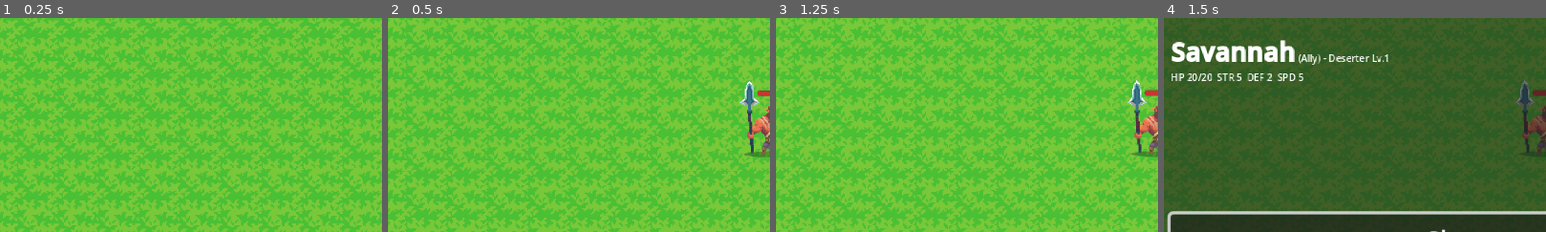
Above: before the commit, frames 1-4 (left to right).
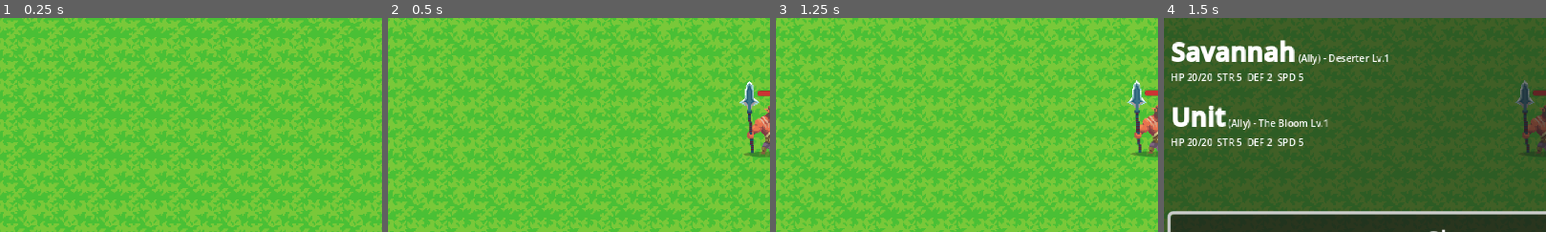
Above: after the commit, the same moments.

Repository: TheKangGaming/bloomblight
Game: Godot game, scene res://scenes/level/CombatMap_1.tscn
The game is run twice, just before and just after one commit, with the same random seed, the same clock (stepped at 60 frames per second) and the same inputs. This scene is started directly instead of the project's main scene.
Inputs (mouse positions are % of the whole screen's width and height, from its top left):
- Up to frame 1 (0.25 s): no input
- Up to frame 2 (0.5 s): no input
- Up to frame 3 (1.25 s): tap Enter (menu_toggle) at 0.5 s; move the mouse to (72, 45) at 0.52 s; hold D (right) from 0.53 s (still down); tap Space (action) at 0.6 s; click (72, 45) at 0.67 s
- Up to frame 4 (1.5 s): release D (right) at 1.25 s; click "Units" at 1.25 s
The pictures show only the part of the screen within x 12-62%, y 31-80%; the shares and areas given below are measured in that part.

Frames 1-3 are identical in both runs. In frame 4, 2.1% of the frame differs, in the area x 2-43%, y 40-60%.

Commit message:
Abilities

Diff:
--- a/GameBoard/GameBoard.gd
+++ b/GameBoard/GameBoard.gd
@@ -1200,3 +1200,57 @@
 		if not unit.is_enemy:
 			return true
 	return false
+
+# ==============================================================================
+# ABILITY PIPELINE
+# ==============================================================================
+
+## Routes the selected ability to its specific logic block
+func execute_ability(caster: Unit, ability: AbilityData, target_cell: Vector2) -> void:
+	match ability.type:
+		AbilityData.AbilityType.BLOOM:
+			_execute_bloom_wave(caster, target_cell, ability.radius)
+		AbilityData.AbilityType.HARVEST:
+			pass # We will build this next!
+		_:
+			print("Ability logic not implemented yet for: ", ability.ability_name)
+
+	# Put it on cooldown after a successful cast
+	caster.start_cooldown(ability)
+
+## Specific logic for Tera's Bloom
+func _execute_bloom_wave(caster: Unit, center_cell: Vector2, radius: int) -> void:
+	var empty_cells: Array[Vector2] = []
+
+	# 1. Collect valid cells using Manhattan distance
+	for x in range(-radius, radius + 1):
+		for y in range(-radius, radius + 1):
+			if abs(x) + abs(y) <= radius:
+				var check_cell = center_cell + Vector2(x, y)
+
+				# 2. Check bounds and occupancy
+				if grid.is_within_bounds(check_cell):
+					# If there is no unit standing there
+					if not _units.has(check_cell):
+						empty_cells.append(check_cell)
+
+	# 3. Randomize and Sprout
+	var plants_to_spawn = randi_range(2, 4) # Spawns 2 to 4 plants
+	empty_cells.shuffle()
+
+	for i in range(min(plants_to_spawn, empty_cells.size())):
+		_spawn_battle_plant(empty_cells[i])
+
+## Instantiates the plant physically on the map
+func _spawn_battle_plant(cell: Vector2) -> void:
+	# For now, we will use your existing plant scene. We will make a custom BattlePlant next!
+	var plant_scene = load("res://scenes/level/plant.tscn")
+	var new_plant = plant_scene.instantiate()
+
+	add_child(new_plant)
+	new_plant.position = grid.calculate_map_position(cell)
+
+	# Optional: A magical pop-in animation
+	new_plant.scale = Vector2.ZERO
+	var tween = create_tween()
+	tween.tween_property(new_plant, "scale", Vector2(1, 1), 0.3).set_trans(Tween.TRANS_BOUNCE)
--- a/Units/Data/Deserter.tres
+++ b/Units/Data/Deserter.tres
@@ -1,14 +1,14 @@
-[gd_resource type="Resource" script_class="ClassData" format=3]
+[gd_resource type="Resource" script_class="ClassData" format=3 uid="uid://bhqkfu4w4hexx"]
 
-[ext_resource type="Script" path="res://Units/class_data.gd" id="1_class"]
+[ext_resource type="Script" uid="uid://cs3pmkl8vpsw2" path="res://Units/class_data.gd" id="1_class"]
 
 [resource]
 script = ExtResource("1_class")
 metadata_name = "Deserter"
+tags = PackedStringArray()
+default_weapon_profile = &"sword_basic"
+secondary_stat = &"speed"
 role = "Jack-of-all-trades frontline skirmisher"
-default_weapon_profile = &"sword_basic"
-primary_damage_stat = &"strength"
-secondary_stat = &"speed"
 base_stats = {
 "attack_range": 1,
 "defense": 5,
@@ -42,4 +42,3 @@
 "speed": 25,
 "strength": 25
 }
-minimum_gain_intervals = {}
--- /dev/null
+++ b/Units/Data/TheBloom.tres
@@ -0,0 +1,32 @@
+[gd_resource type="Resource" script_class="ClassData" format=3 uid="uid://bxgjtc3xon7ar"]
+
+[ext_resource type="Script" uid="uid://cs3pmkl8vpsw2" path="res://Units/class_data.gd" id="1_os2c7"]
+
+[resource]
+script = ExtResource("1_os2c7")
+metadata_name = "The Bloom"
+tags = PackedStringArray()
+role = "Support"
+base_stats = {
+"attack_range": 1,
+"defense": 2,
+"dexterity": 4,
+"intelligence": 10,
+"magic_defense": 6,
+"max_health": 16,
+"move_range": 4,
+"speed": 6,
+"strength": 0
+}
+growth_rates = {
+"attack_range": 0,
+"defense": 22,
+"dexterity": 35,
+"intelligence": 60,
+"magic_defense": 50,
+"max_health": 50,
+"move_range": 0,
+"speed": 40,
+"strength": 0
+}
+metadata/_custom_type_script = "uid://cs3pmkl8vpsw2"
--- a/Units/Unit.gd
+++ b/Units/Unit.gd
@@ -13,6 +13,10 @@
 ## Emitted when the unit reached the end of a path along which it was walking.
 signal walk_finished
 signal died(unit)
+
+# --- ABILITIES & COOLDOWNS ---
+# Tracks active cooldowns. Key = AbilityData, Value = int (turns remaining)
+var ability_cooldowns: Dictionary = {}
 
 ## Shared resource of type Grid, used to calculate map coordinates.
 @export var grid: Resource
@@ -542,3 +546,20 @@
 			_hp_fill_style.bg_color = Color(0.8, 0.2, 0.2) # Enemy Red
 		else:
 			_hp_fill_style.bg_color = Color(0.3, 0.8, 0.3) # Healthy Player Green
+
+## Checks if an ability is ready to be used
+func is_ability_ready(ability: AbilityData) -> bool:
+	return not ability_cooldowns.has(ability)
+
+## Puts an ability on cooldown after use
+func start_cooldown(ability: AbilityData) -> void:
+	if ability.cooldown_turns > 0:
+		ability_cooldowns[ability] = ability.cooldown_turns
+
+## Ticks down cooldowns. Call this at the start of the unit's turn!
+func tick_cooldowns() -> void:
+	var keys = ability_cooldowns.keys()
+	for ability in keys:
+		ability_cooldowns[ability] -= 1
+		if ability_cooldowns[ability] <= 0:
+			ability_cooldowns.erase(ability) # Cooldown finished!
--- a/Units/character_data.gd
+++ b/Units/character_data.gd
@@ -7,6 +7,7 @@
 
 @export var personal_base_bonuses: Dictionary = {}
 @export var personal_growth_bonuses: Dictionary = {}
+@export var abilities: Array[AbilityData] = []
 
 @export var portrait: Texture2D
 @export var scene_reference: PackedScene
--- /dev/null
+++ b/data/Bloom.tres
@@ -0,0 +1,11 @@
+[gd_resource type="Resource" script_class="AbilityData" format=3 uid="uid://bxi5bnn8ay4xn"]
+
+[ext_resource type="Script" uid="uid://cwu7xbn7lsrpb" path="res://data/ability_data.gd" id="1_2ohqf"]
+
+[resource]
+script = ExtResource("1_2ohqf")
+ability_name = "Bloom"
+description = "Sprouts tactical plants in a radius around the caster."
+range = 0
+type = 2
+metadata/_custom_type_script = "uid://cwu7xbn7lsrpb"
--- /dev/null
+++ b/data/ability_data.gd
@@ -0,0 +1,15 @@
+extends Resource
+class_name AbilityData
+
+@export var ability_name: String = "New Ability"
+@export var description: String = "Ability description."
+@export var icon: Texture2D
+
+@export_group("Mechanics")
+@export var cooldown_turns: int = 4 # Replaced energy_cost with your Cooldown idea!
+@export var range: int = 1          # Casting range
+@export var radius: int = 2         # AOE radius
+
+# The Execution Selector
+enum AbilityType { DAMAGE, HEAL, BLOOM, HARVEST, BUFF }
+@export var type: AbilityType = AbilityType.DAMAGE
--- a/scenes/level/CombatMap_1.tscn
+++ b/scenes/level/CombatMap_1.tscn
@@ -22,6 +22,9 @@
 [ext_resource type="Resource" uid="uid://dfpldlo66m0de" path="res://Weapons/WoodenSword.tres" id="18_ddai4"]
 [ext_resource type="Resource" uid="uid://dehkp6o7rc8w8" path="res://Armor/LeatherVest.tres" id="19_armor"]
 [ext_resource type="Resource" uid="uid://2mv5ijnjgfa7" path="res://Accessories/TravelerCharm.tres" id="20_accessory"]
+[ext_resource type="Script" uid="uid://cwu7xbn7lsrpb" path="res://data/ability_data.gd" id="21_efnms"]
+[ext_resource type="Resource" uid="uid://bxi5bnn8ay4xn" path="res://data/Bloom.tres" id="22_x18w8"]
+[ext_resource type="Resource" uid="uid://bxgjtc3xon7ar" path="res://Units/Data/TheBloom.tres" id="23_rmf8s"]
 
 [sub_resource type="TileSetAtlasSource" id="TileSetAtlasSource_mhctg"]
 texture = ExtResource("14_2qf2x")
@@ -344,6 +347,7 @@
 script = ExtResource("16_vtv1r")
 display_name = "Orc"
 class_data = ExtResource("13_vtv1r")
+abilities = null
 metadata/_custom_type_script = "uid://dinfajkodigdx"
 
 [sub_resource type="Resource" id="Resource_mwyqx"]
@@ -394,6 +398,7 @@
 script = ExtResource("16_vtv1r")
 display_name = "Savannah"
 class_data = ExtResource("15_42768")
+abilities = null
 equipped_weapon = ExtResource("18_ddai4")
 equipped_armor = ExtResource("19_armor")
 equipped_accessory = ExtResource("20_accessory")
@@ -441,6 +446,15 @@
 "STR": 0
 }
 
+[sub_resource type="Resource" id="Resource_vey2m"]
+script = ExtResource("16_vtv1r")
+class_data = ExtResource("23_rmf8s")
+abilities = Array[ExtResource("21_efnms")]([ExtResource("22_x18w8")])
+metadata/_custom_type_script = "uid://dinfajkodigdx"
+
+[sub_resource type="Resource" id="Resource_kk0qh"]
+script = ExtResource("13_d3c05")
+
 [node name="Node2D" type="Node2D" unique_id=715923779]
 metadata/_edit_vertical_guides_ = [768.0]
 metadata/_edit_horizontal_guides_ = [512.0]
@@ -496,6 +510,11 @@
 character_data = SubResource("Resource_yjnxd")
 current_stats = SubResource("Resource_hejk3")
 
+[node name="Tera" parent="GameBoard" unique_id=2040355394 instance=ExtResource("14_d3c05")]
+position = Vector2(264, 438)
+character_data = SubResource("Resource_vey2m")
+current_stats = SubResource("Resource_kk0qh")
+
 [node name="AudioStreamPlayer" type="AudioStreamPlayer" parent="." unique_id=907970081]
 stream = ExtResource("12_qga0l")
 volume_db = -15.0
Not shown, added: data/ability_data.gd.uid
